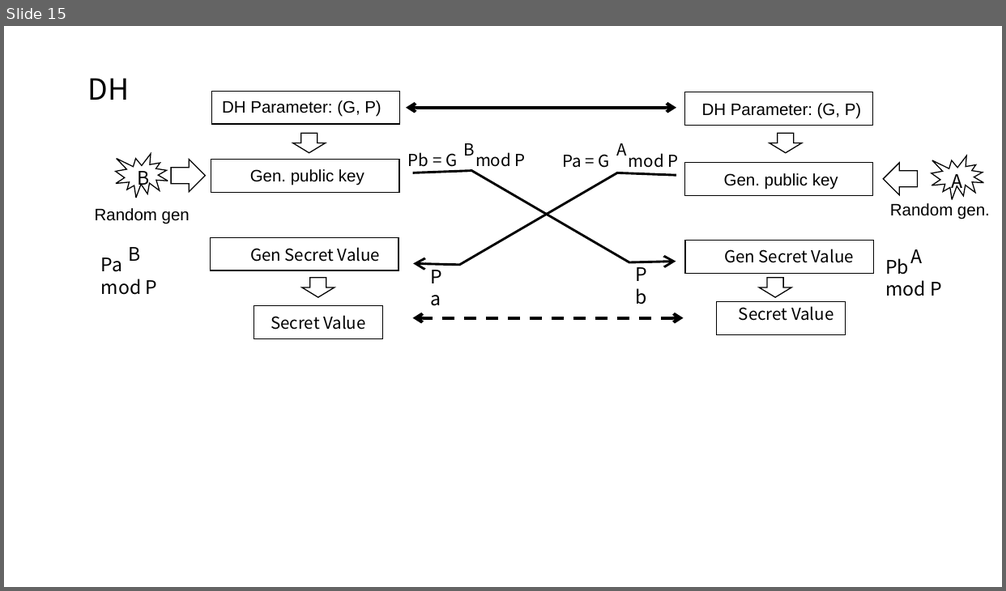
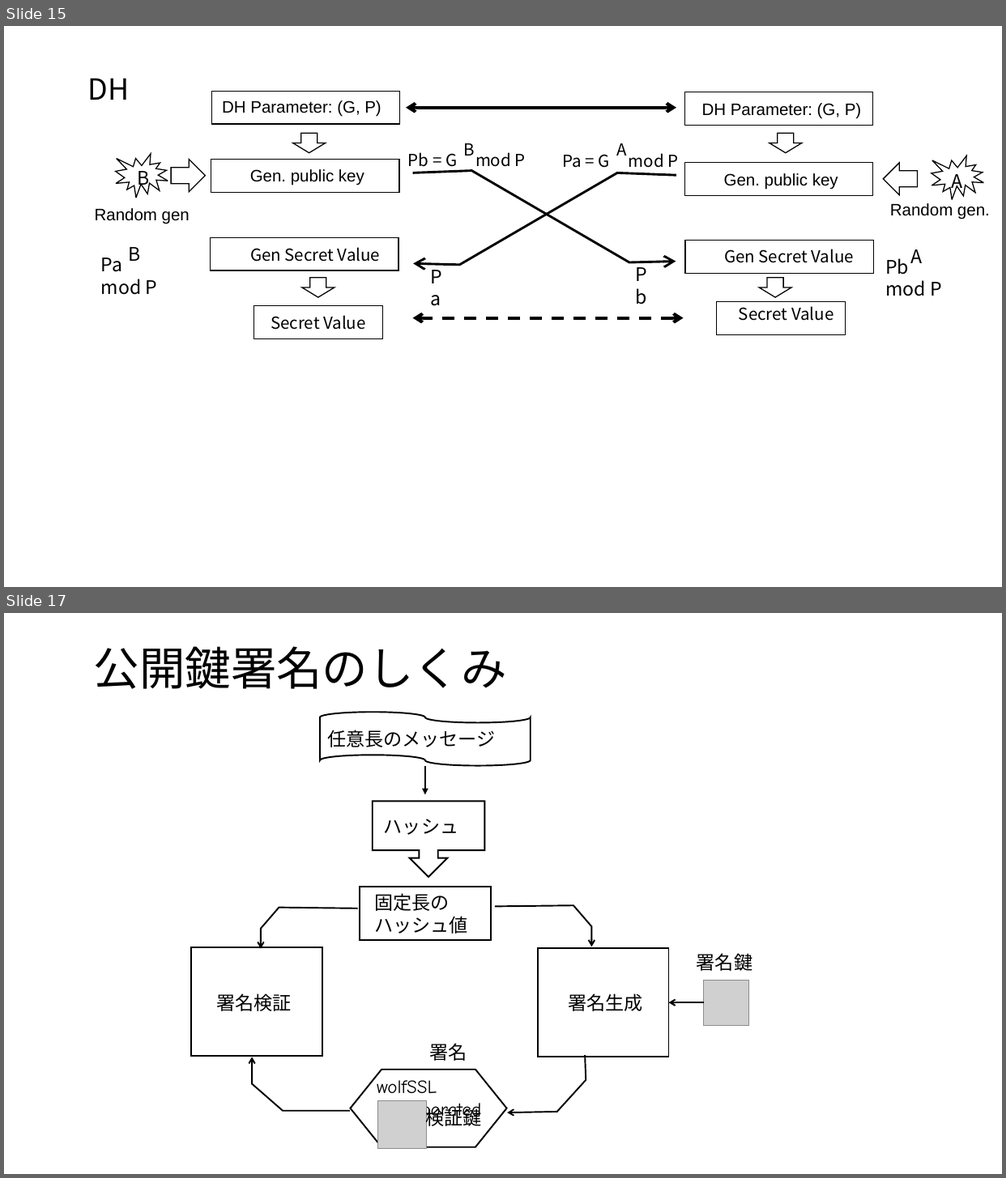
Before and after one commit to kojo1/TLSbook-en, a slide deck: Part1.Technology/Chapter3.Algorithm/Algorithm-fig-jp.pptx. Shown one above the other, each under a label of ours: slide 15 before the commit, slides 15 and 17 after it; the slides between them are not shown. The pictures are 1006x591 and 1006x1178 pixels, drawn with LibreOffice and Linux fonts; fonts in the diff are those of the drawing; grey boxes stand for pictures. Boxes give left, top, right and bottom in pixels: in the first picture for what was removed or moved away, otherwise in the second. Text is boxed around its words. In the diff, an @@ line names an element or a change of style, - is before the commit and + after.

```diff
--- a/Part1.Technology/Chapter3.Algorithm/Algorithm-fig-jp.pptx
+++ b/Part1.Technology/Chapter3.Algorithm/Algorithm-fig-jp.pptx
@@ slide 17 added at [4,613,1002,1174], background #FFFFFF @@
@@ title added at [94,646,507,689], 44 pt, text #000000 @@
+公開鍵署名のしくみ
@@ flow chart punched tape added at [320,712,530,766], fill #FFFFFF, outline #000000 1.5 pt @@
@@ text added at [327,730,495,747], 18 pt, text #000000 @@
+任意長のメッセージ
@@ arrow added from (425, 766) to (425, 795), #000000 1.5 pt @@
@@ right arrow callout added at [373,801,485,877], fill #FFFFFF, outline #000000 1.5 pt @@
@@ text added at [384,819,458,835], 18 pt, text #000000 @@
+ハッシュ
@@ rectangle added at [360,887,491,941], fill #FFFFFF, outline #000000 1.5 pt @@
@@ text added at [374,893,467,934], 18 pt, text #000000 @@
+固定長の
+ハッシュ値
@@ freeform shape added at [261,908,357,949], outline #000000 1.5 pt @@
@@ freeform shape added at [495,905,592,947], outline #000000 1.5 pt @@
@@ rectangle added at [191,948,322,1056], fill #FFFFFF, outline #000000 1.5 pt @@
@@ rectangle added at [538,948,669,1057], fill #FFFFFF, outline #000000 1.5 pt @@
@@ text added at [697,953,752,971], 18 pt, text #000000 @@
+署名鍵
@@ text added at [217,994,292,1012], 18 pt, text #000000 @@
+署名検証
@@ text added at [569,994,643,1012], 18 pt, text #000000 @@
+署名生成
@@ picture added at [704,981,749,1025] @@
@@ arrow added from (704, 1003) to (669, 1003), #000000 1.5 pt @@
@@ text added at [429,1043,467,1061], 18 pt, text #000000 @@
+署名
@@ freeform shape added at [252,1058,350,1112], outline #000000 1.5 pt @@
@@ flow chart preparation added at [351,1070,507,1148], fill #FFFFFF, outline #000000 1.5 pt @@
@@ freeform shape added at [507,1055,586,1113], outline #000000 1.5 pt @@
@@ text added at [377,1080,481,1122], 18 pt, text #000000 @@
+wolfSSL Incorporated
@@ picture added at [378,1101,427,1150] @@
@@ text added at [425,1106,481,1130], 18 pt, text #000000 @@
+検証鍵
```
Also in this commit, not shown: 5 other slides added, 5 other files.
